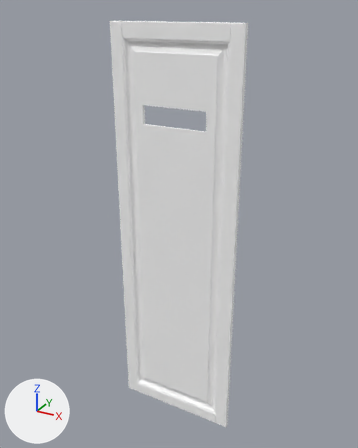
Two versions of the FBX model Projects/Project 5/Assets/Gameplay/StaticModels/CabinetStanding/CabinetStandingDoor.fbx, one commit apart.
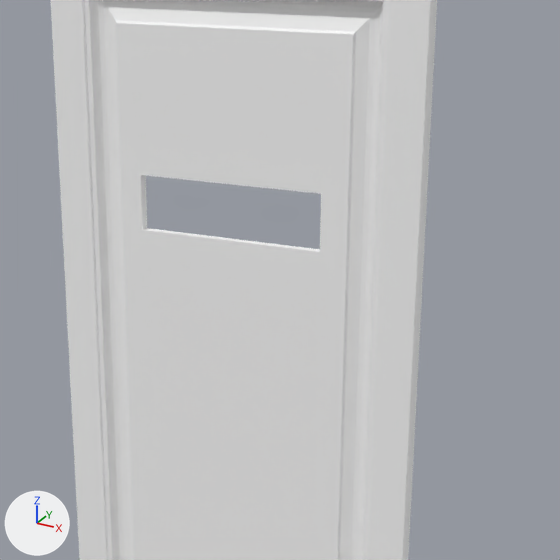
Each version appears first whole from a 50 mm camera at (1.316, -1.818, 2.031) aimed at (0.3, 0.03, 1.107), and next in a close-up on the part from 26% to 81% of the width and 10% to 54% of the height. Arrows for +X, +Y and +Z are at lower left; the lights stay in place. Where no turn or scale is listed for an object, it has been applied to the vertices.

The first close-up shows 'Door'.
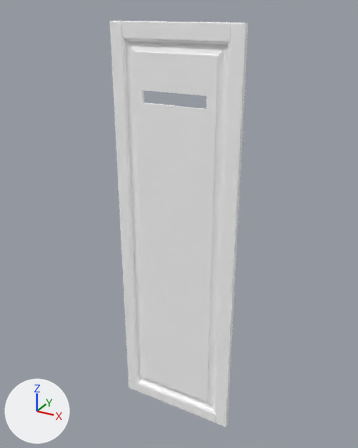
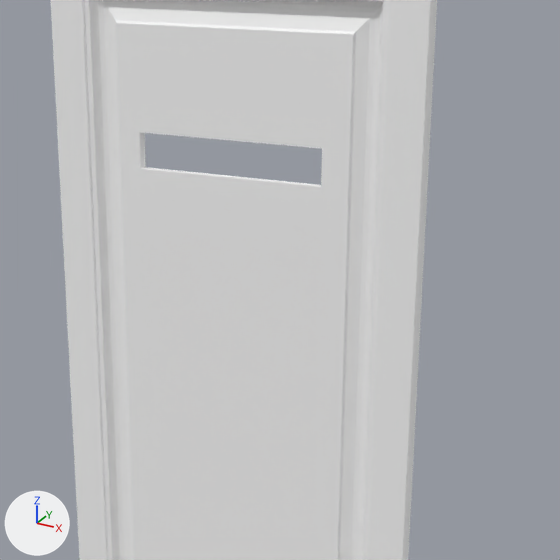
The change, as a diff of the scene's bpy script:
```diff
--- a/Projects/Project 5/Assets/Gameplay/StaticModels/CabinetStanding/CabinetStandingDoor.fbx.py
+++ b/Projects/Project 5/Assets/Gameplay/StaticModels/CabinetStanding/CabinetStandingDoor.fbx.py
@@ me_mesh @@
 me_mesh.from_pydata(...)  # 224 vertices, 447 faces; spans x 0.28..0.88, y 0.27..0.29, z -0.79..1.13
 # used by ob_door; location = (-0.275, -0.297, 0.845)
+# me_mesh part 1: all 75 vertices in x 0.28..0.88, y 0.27..0.29, z 0.72..0.8 are scaled about their middle by (1, 1, 0.642), then moved by (0.0, 0.0, 0.08)
 me_mesh.materials.append(mat_cabinet_a_mat)
```

Boxes [x1, y1, x2, y2] around the edits, measured in the close-ups (560 x 560 px; the box of a moved part takes in the faces that stretch with it):
part 1 of me_mesh, moved or reshaped
    both: [137, 130, 325, 254]
